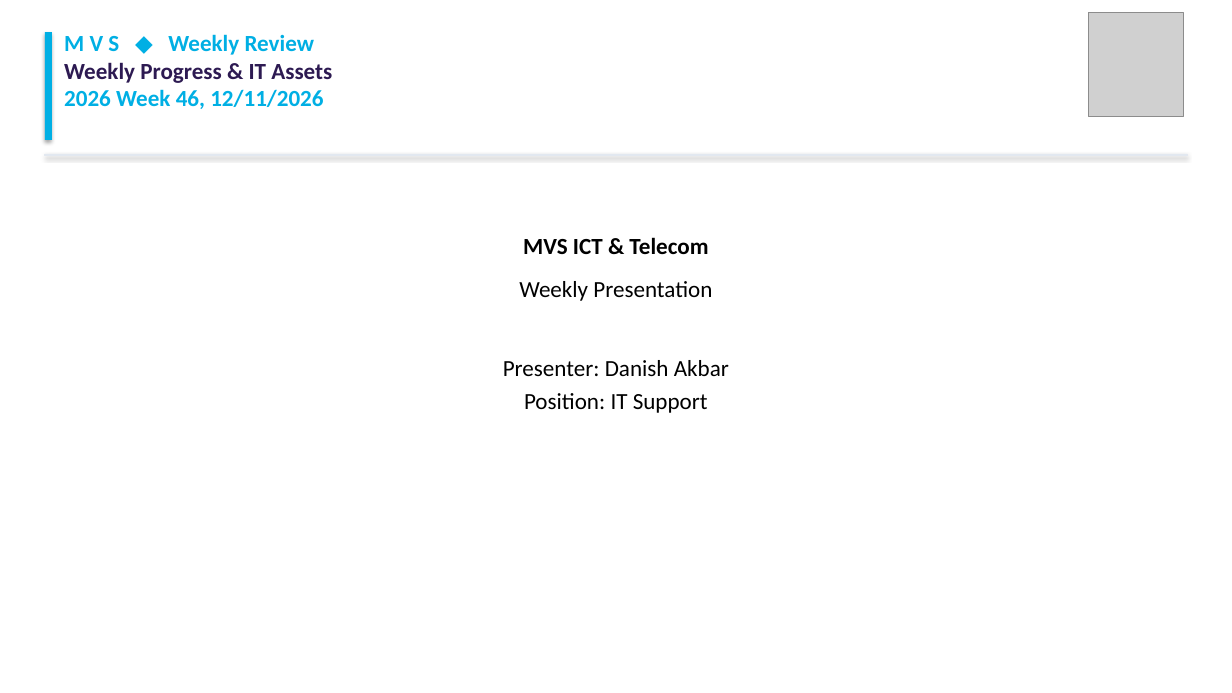
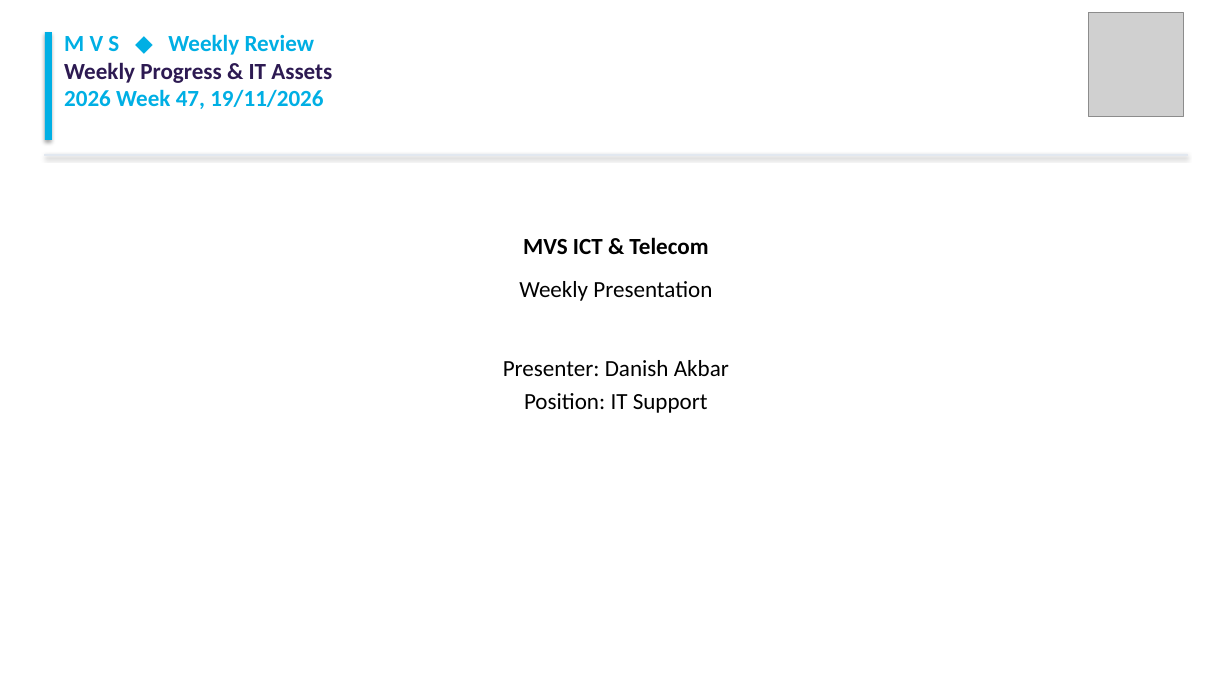
Before and after one commit to danishakbarofficial-create/mvs-portal, a slide deck: slide 1 of Presentation/MVS Weekly Tasks and IT Assets Presentation.pptx. Drawn at 1232x693 pixels with LibreOffice and Linux fonts; fonts in the diff are those of the drawing; grey boxes stand for pictures. Boxes give left, top, right and bottom in pixels: in the first picture for what was removed or moved away, otherwise in the second. Text is boxed around its words. In the diff, an @@ line names an element or a change of style, - is before the commit and + after.

Commit message:
feat: generate Week 47 presentation with dedicated Strategic Initiatives slide (Salam Automation & Odoo ERP)

```diff
--- a/Presentation/MVS Weekly Tasks and IT Assets Presentation.pptx
+++ b/Presentation/MVS Weekly Tasks and IT Assets Presentation.pptx
@@ text at (64, 89, 323, 109): text changed @@
-2026 Week 46, 12/11/2026
+2026 Week 47, 19/11/2026
```
Also in this commit, not shown: 2 other slides changed, 1 slide added, 4 other files.
